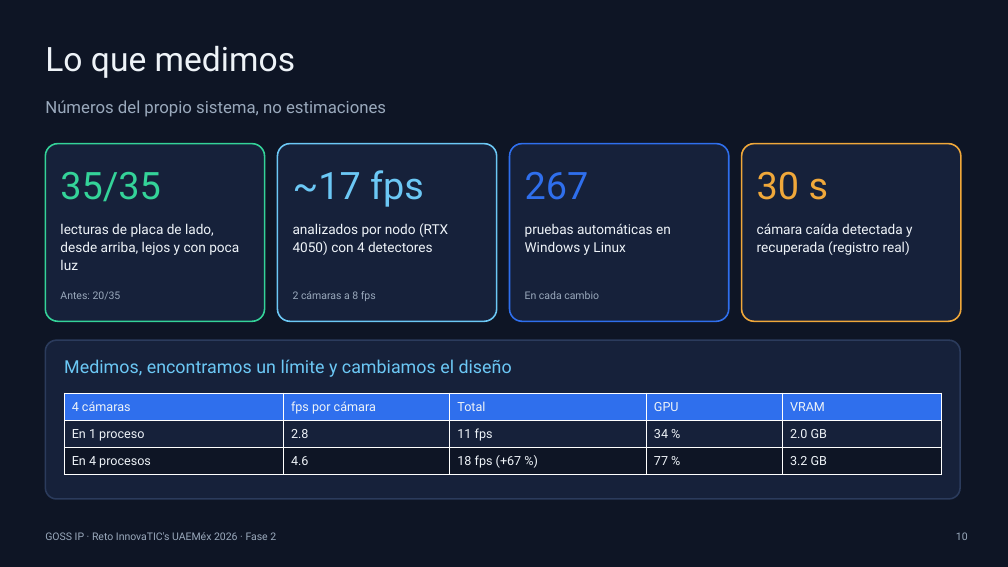
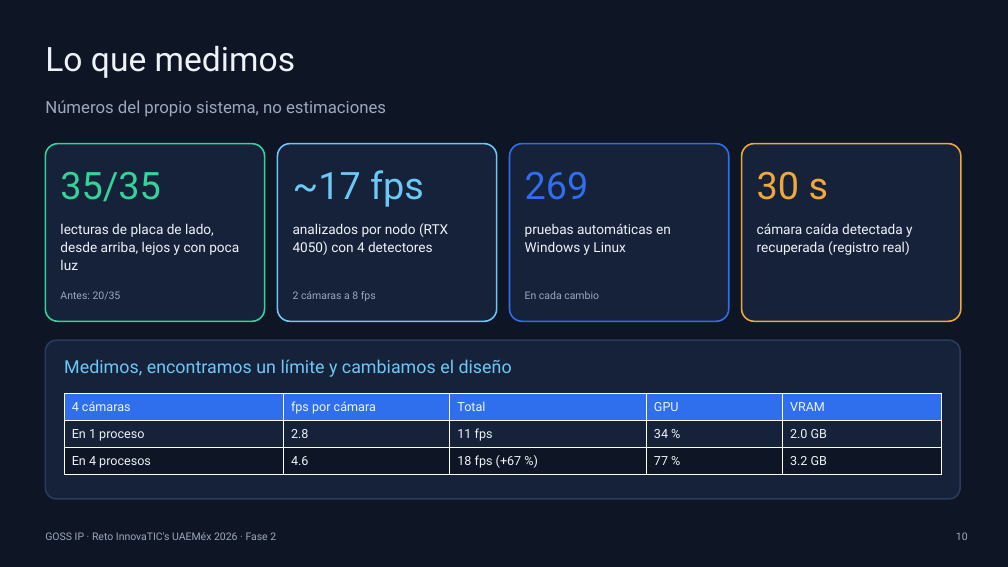
Before and after one commit to Michou001/Sistema-videovigilancia, a slide deck: slide 10 of entrega/GOSS_IP_Presentacion_Fase2.pptx. Drawn at 1008x567 pixels with LibreOffice and Linux fonts; fonts in the diff are those of the drawing. Boxes give left, top, right and bottom in pixels: in the first picture for what was removed or moved away, otherwise in the second. Text is boxed around its words. In the diff, an @@ line names an element or a change of style, - is before the commit and + after.

```diff
--- a/entrega/GOSS_IP_Presentacion_Fase2.pptx
+++ b/entrega/GOSS_IP_Presentacion_Fase2.pptx
@@ text at (525,172,589,200): text changed @@
-267
+269
```
Also in this commit, not shown: 1 other slide changed, 4 other files.
